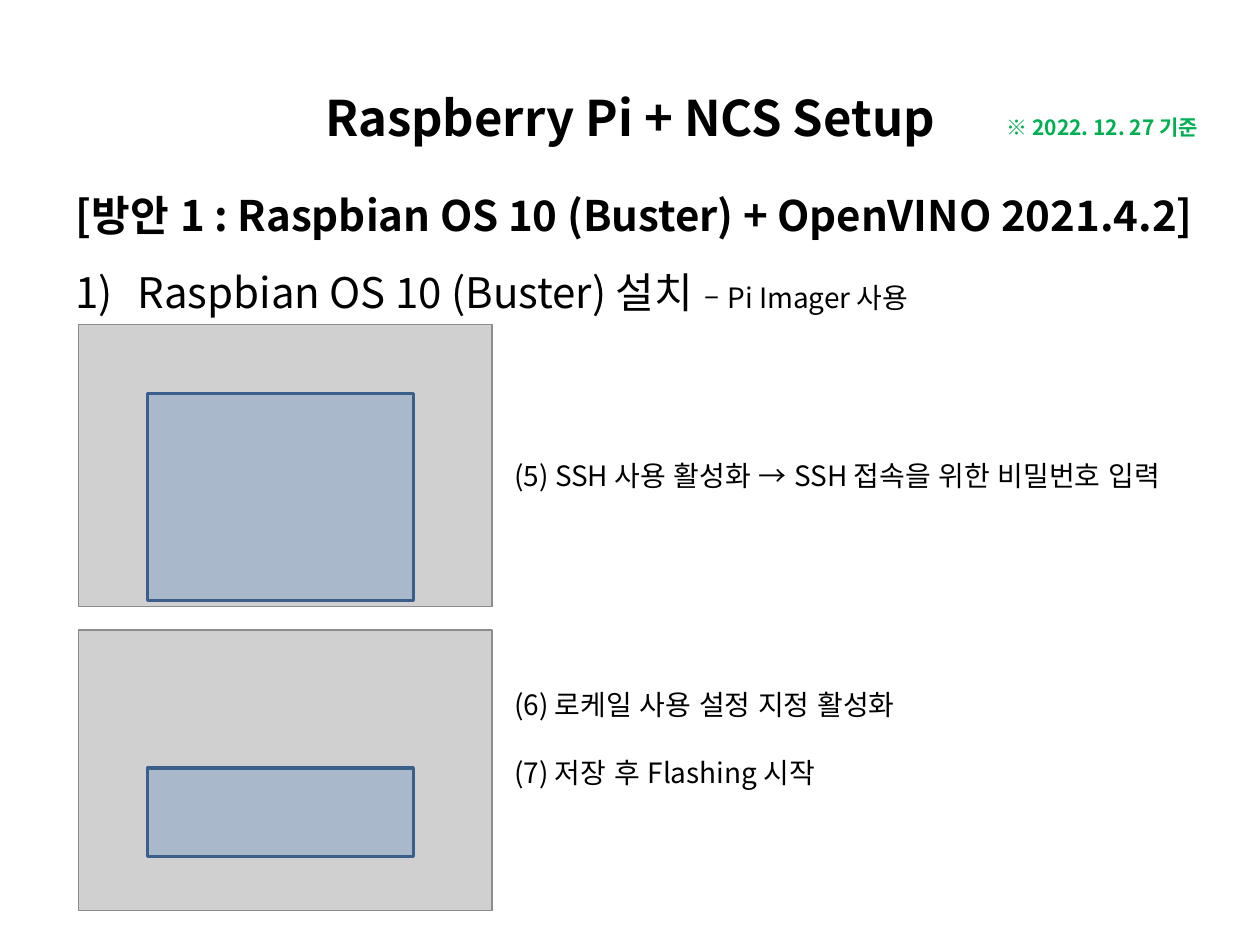
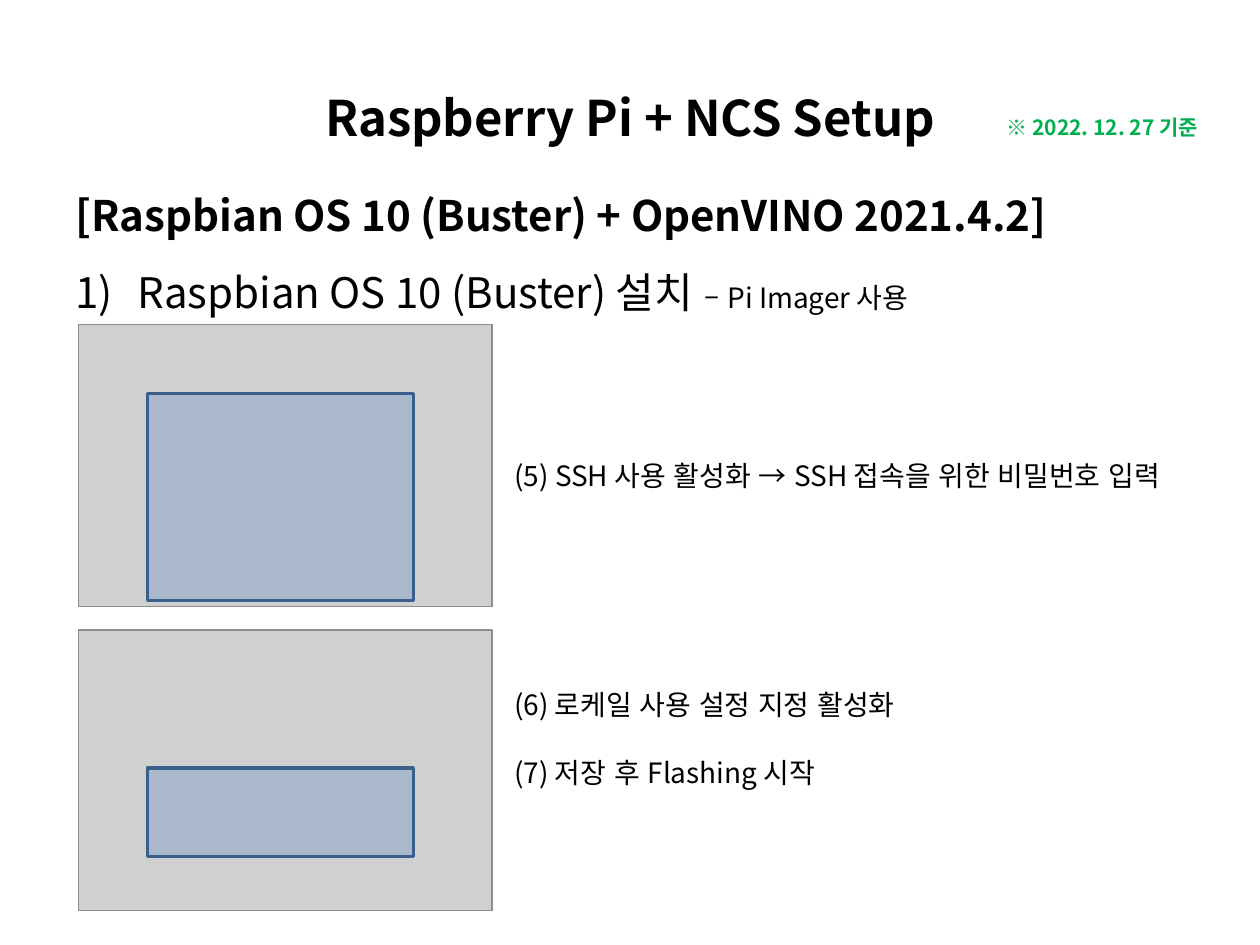
Before and after one commit to luwis93choi/Lecture-Materials-, a slide deck: slide 4 of Raspberry Pi + NCS Setup.pptx (slide 5 before the commit). Drawn at 1260x945 pixels with LibreOffice and Linux fonts; fonts in the diff are those of the drawing; grey boxes stand for pictures. Boxes give left, top, right and bottom in pixels: in the first picture for what was removed or moved away, otherwise in the second. Text is boxed around its words. In the diff, an @@ line names an element or a change of style, - is before the commit and + after.

```diff
--- a/Raspberry Pi + NCS Setup.pptx
+++ b/Raspberry Pi + NCS Setup.pptx
@@ text at (76,196,1046,240): text changed @@
-[방안 1 : Raspbian OS 10 (Buster) + OpenVINO 2021.4.2]
+[Raspbian OS 10 (Buster) + OpenVINO 2021.4.2]
```
Also in this commit, not shown: 9 other slides changed, 2 slides removed.
